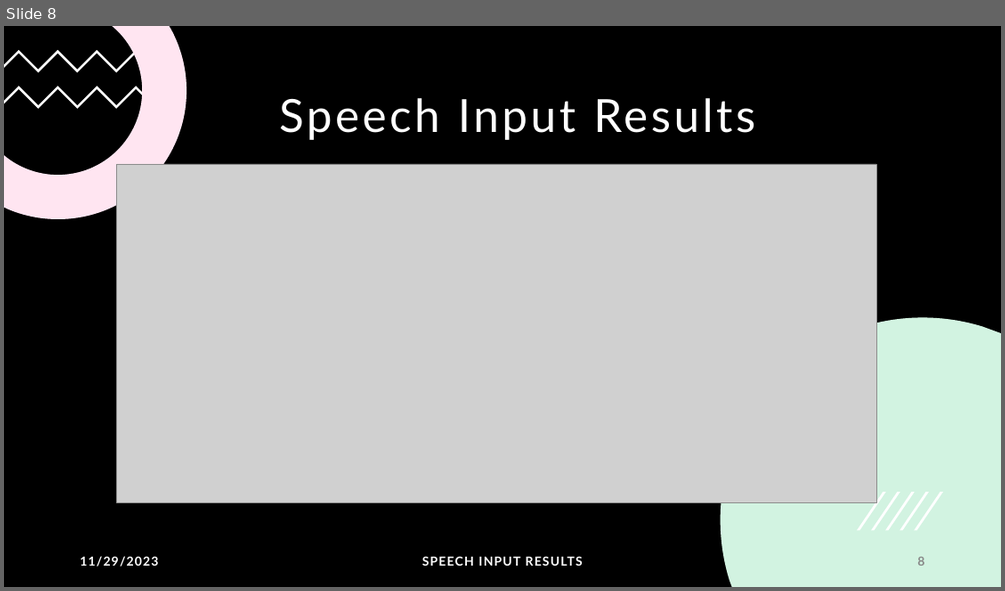
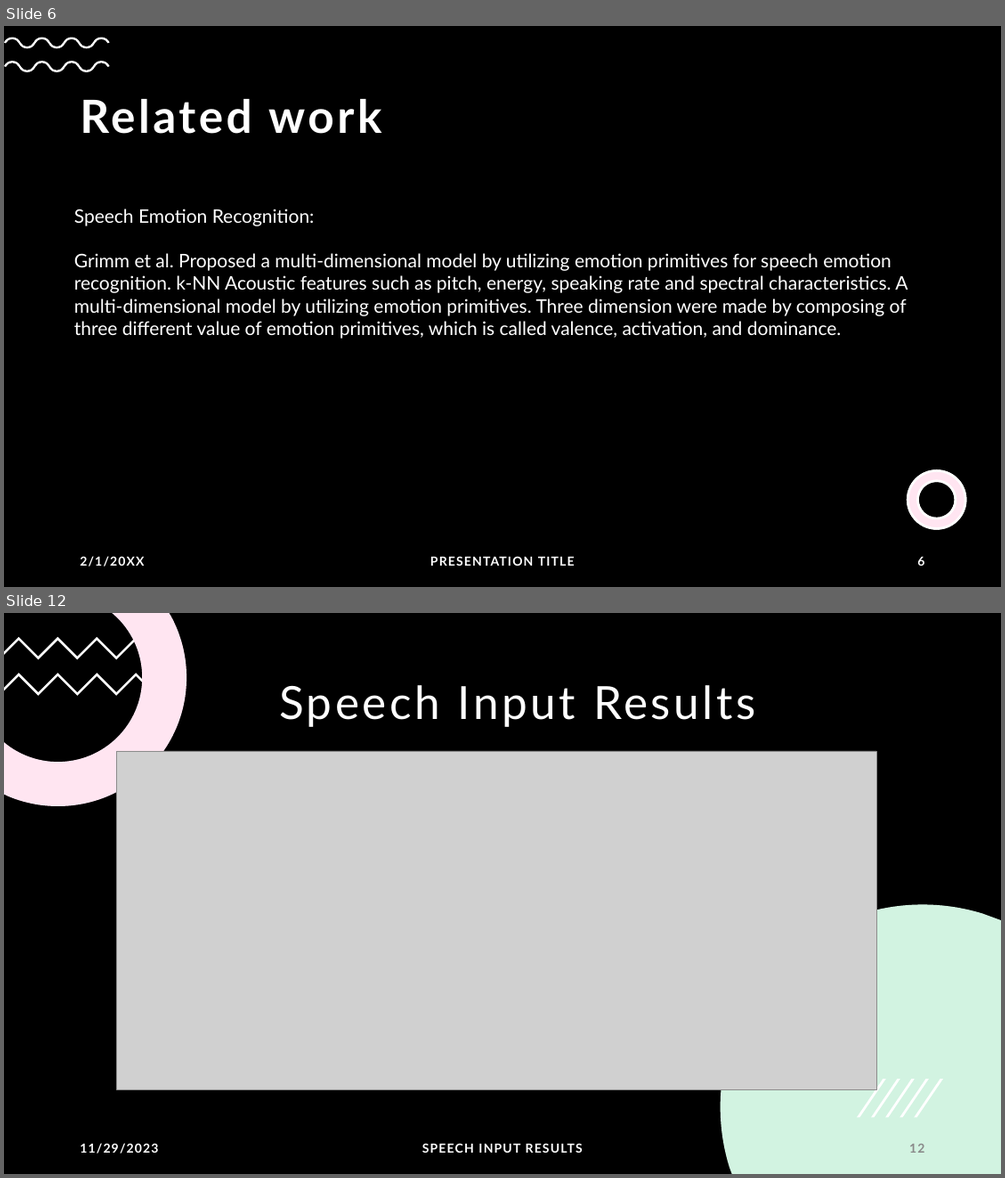
Before and after one commit to angelreddy09/DeepLearning-Project, a slide deck: EMOSENSE.pptx. Shown one above the other, each under a label of ours: slide 8 before the commit, slides 6 and 12 after it; the slides between them are not shown. The pictures are 1005x591 and 1005x1178 pixels, drawn with LibreOffice and Linux fonts; fonts in the diff are those of the drawing; grey boxes stand for pictures. Boxes give left, top, right and bottom in pixels: in the first picture for what was removed or moved away, otherwise in the second. Text is boxed around its words. In the diff, an @@ line names an element or a change of style, - is before the commit and + after.

```diff
--- a/EMOSENSE.pptx
+++ b/EMOSENSE.pptx
@@ slide 6 added at box(4, 26, 1001, 587), background #000000 @@
@@ freeform shape added at box(4, 38, 109, 48), fill #FFFFFF @@
@@ freeform shape added at box(4, 61, 109, 72), fill #FFFFFF @@
@@ title added at box(80, 99, 381, 134), 44 pt, text #FFFFFF, bold @@
+Related work
@@ text added at box(74, 208, 907, 338), 18 pt, text #FFFFFF @@
+Speech Emotion Recognition:
+Grimm et al. Proposed a multi-dimensional model by utilizing emotion primitives for speech emotion recognition. k-NN Acoustic features such as pitch, energy, speaking rate and spectral characteristics. A multi-dimensional model by utilizing emotion primitives. Three dimension were made by composing of three different value of emotion primitives, which is called valence, activation, and dominance.
@@ freeform shape added at box(908, 471, 966, 529), fill #FFFFFF, outline #FFFFFF 2.25 pt @@
@@ freeform shape added at box(908, 471, 966, 529), fill #FF80BD at 20% opacity, outline #FFFFFF 2.25 pt @@
@@ text added at box(80, 556, 144, 566), 12 pt, text #FFFFFF, bold @@
+2/1/20XX
@@ text added at box(430, 556, 574, 565), 12 pt, text #FFFFFF, bold @@
+PRESENTATION TITLE
@@ page number added at box(917, 556, 924, 565), 12 pt, text #FFFFFF, bold @@
+6
@@ what was slide 8 is now slide 12 @@
@@ page number at box(909, 1143, 924, 1152): text changed @@
-8
+12
```
Also in this commit, not shown: 5 slides changed, 6 other slides added.
